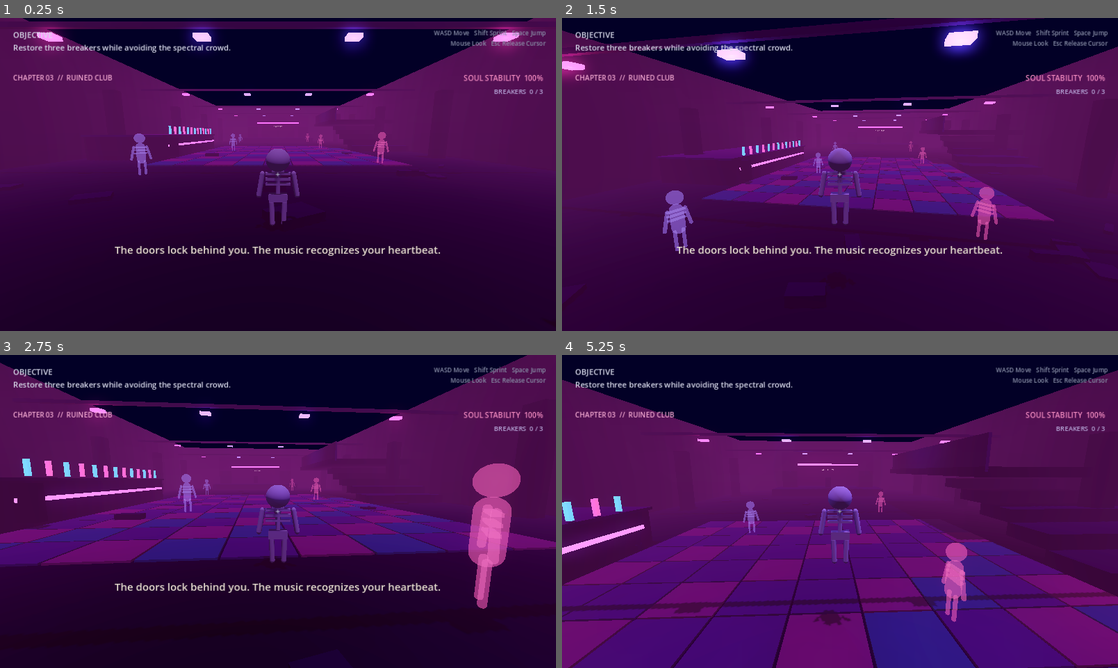
Above: before the commit, frames 1-4 (two rows, left to right).
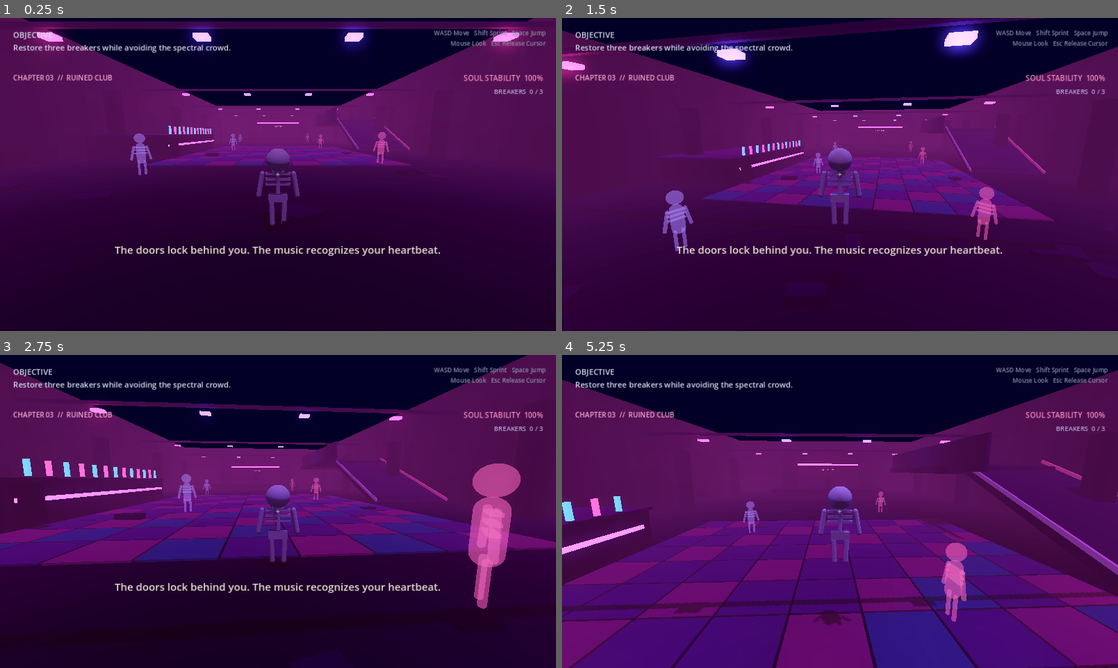
Above: after the commit, the same moments.

Repository: fuzeonspotify/outoftime
Game: Godot game, scene res://scenes/ruined_nightclub.tscn
Two runs of this game, one before a commit and one after it. Both use one fixed random seed, a clock stepped at 60 frames per second and the inputs below. This scene is started directly instead of the project's main scene.
Inputs (mouse positions are in pixels of both pictures, inside the frame that each line leads up to):
- Up to frame 1 (0.25 s): no input
- Up to frame 2 (1.5 s): move the mouse to (867, 174) at 0.52 s; hold E (interact) 0.53-1.28 s; hold W (move_forward) from 0.53 s (still down); tap Space (jump) at 0.77 s; move the mouse to (812, 174) at 1.27 s; tap Shift (sprint) at 1.35 s
- Up to frame 3 (2.75 s): keep holding W (move_forward); tap Space (jump) at 1.52 s; move the mouse to (289, 505) at 2.02 s; hold E (interact) from 2.03 s (still down)
- Up to frame 4 (5.25 s): keep holding W (move_forward); move the mouse to (834, 517) at 2.77 s; release E (interact) at 2.78 s; tap Shift (sprint) at 2.85, 4.35 s; tap Space (jump) at 3.02, 3.77, 4.52 s; move the mouse to (878, 514) at 3.52 s; hold E (interact) 3.53-4.28 s; move the mouse to (795, 508) at 4.27 s; move the mouse to (845, 511) at 5.02 s; hold E (interact) from 5.03 s (still down)

The runs differ from the first frame. In frame 1, less than 0.1% of the frame differs, in the area x 59-74%, y 31-43%; in frame 2, 0.2%; in frame 3, 0.2%; in frame 4, 1.3%, in the area x 62-100%, y 33-71%.
Error in both runs: Invalid assignment of property or key 'volume_linear' with value of type 'float' on a base object of type 'AudioStreamPlayer'. (res://scripts/audio/music_direc…

Commit message:
Enable rebuilt nightclub balcony route

Diff:
--- a/scenes/ruined_nightclub.tscn
+++ b/scenes/ruined_nightclub.tscn
@@ -1,6 +1,10 @@
-[gd_scene load_steps=2 format=3]
+[gd_scene load_steps=3 format=3]
 
 [ext_resource type="Script" path="res://scripts/world/ruined_nightclub.gd" id="1_club"]
+[ext_resource type="Script" path="res://scripts/world/nightclub_layout_fix.gd" id="2_layout"]
 
 [node name="RuinedNightclub" type="Node3D"]
 script = ExtResource("1_club")
+
+[node name="NightclubLayoutFix" type="Node" parent="."]
+script = ExtResource("2_layout")
